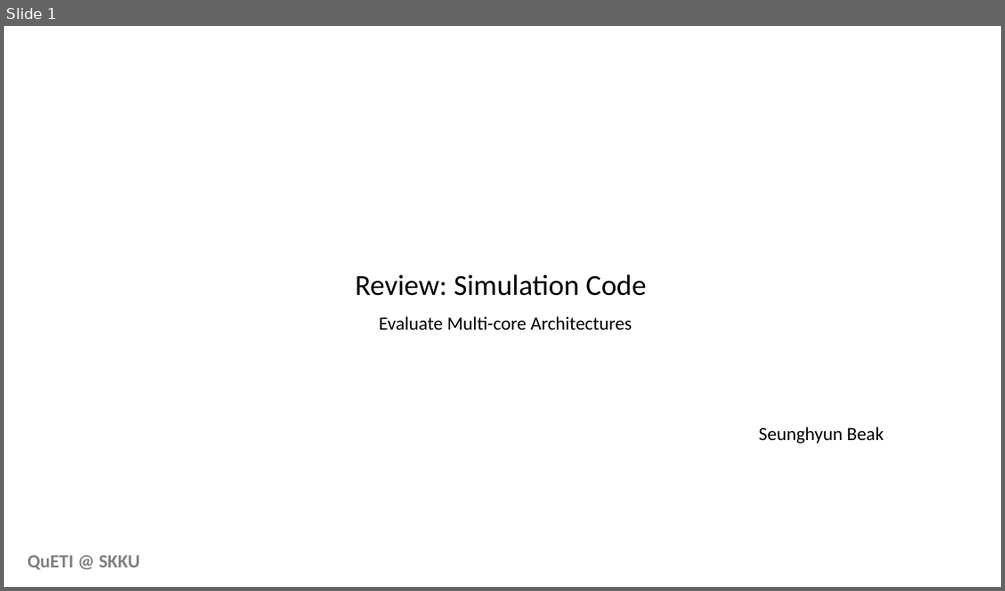
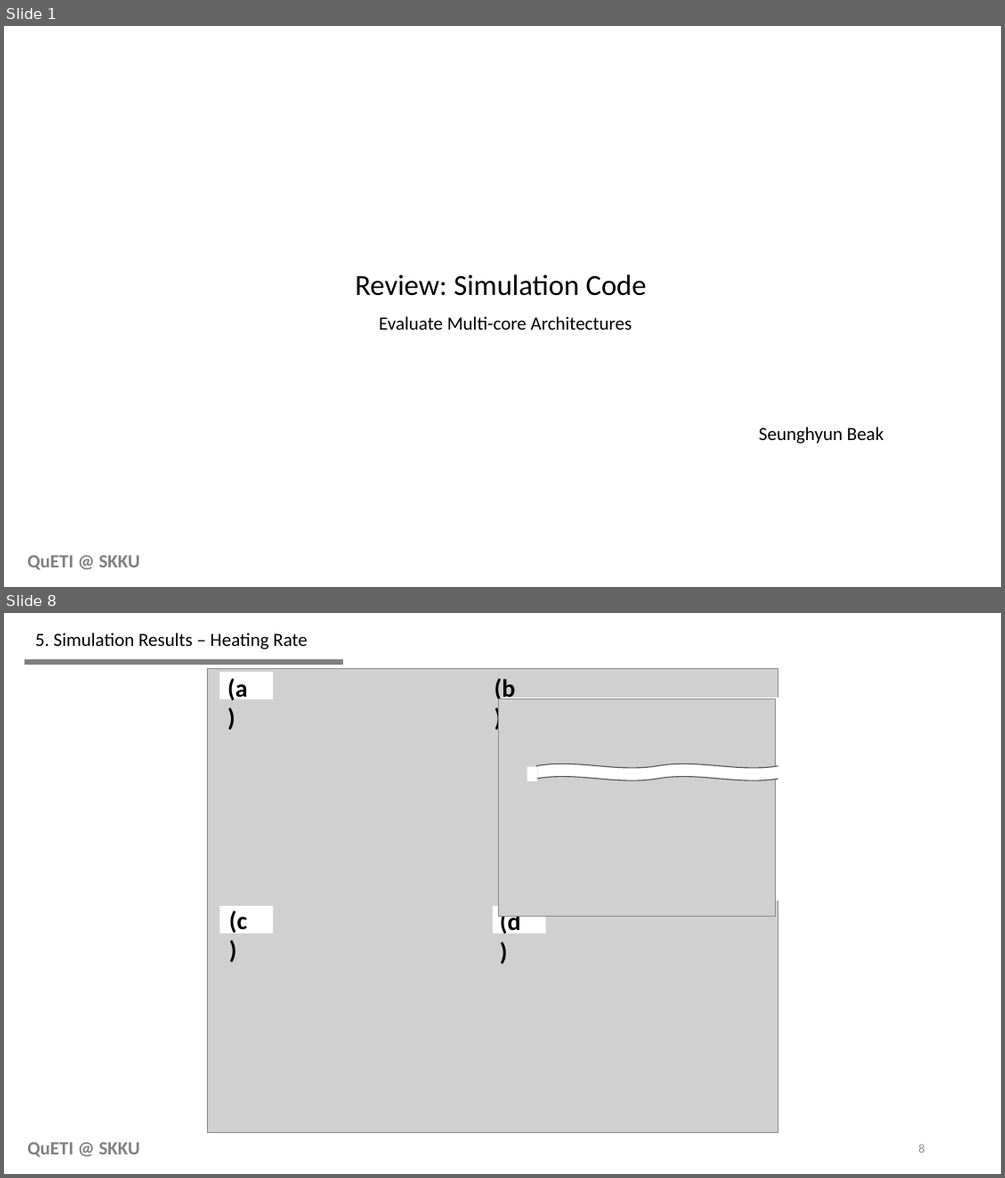
Before and after one commit to Seunghyun100/simulator, a slide deck: Simulation Code Review.pptx. Shown one above the other, each under a label of ours: slide 1 before the commit, slides 1 and 8 after it; the slides between them are not shown. The pictures are 1005x591 and 1005x1178 pixels, drawn with LibreOffice and Linux fonts; fonts in the diff are those of the drawing; grey boxes stand for pictures. Boxes give left, top, right and bottom in pixels: in the first picture for what was removed or moved away, otherwise in the second. Text is boxed around its words. In the diff, an @@ line names an element or a change of style, - is before the commit and + after.

```diff
--- a/Simulation Code Review.pptx
+++ b/Simulation Code Review.pptx
@@ slide 8 added at bbox=[4, 613, 1001, 1174], background #FFFFFF; not listed: 1 template element that a slide beside it also shows @@
@@ text added at bbox=[35, 633, 307, 649], 18 pt, text #000000 @@
+5. Simulation Results – Heating Rate
@@ line added from (25, 662) to (343, 662), #808080 5 pt @@
@@ group added at bbox=[207, 668, 791, 1133]: 6 rectangles, 4 texts, 2 pictures, 1 double wave @@
+(b)
+(a)
+(c)
+(d)
@@ page number added at bbox=[918, 1143, 924, 1152], 12 pt, text #8C8C8C @@
+8
```
Also in this commit, not shown: 1 slide changed, 5 other slides added, 3 slides removed, 11 other files.
